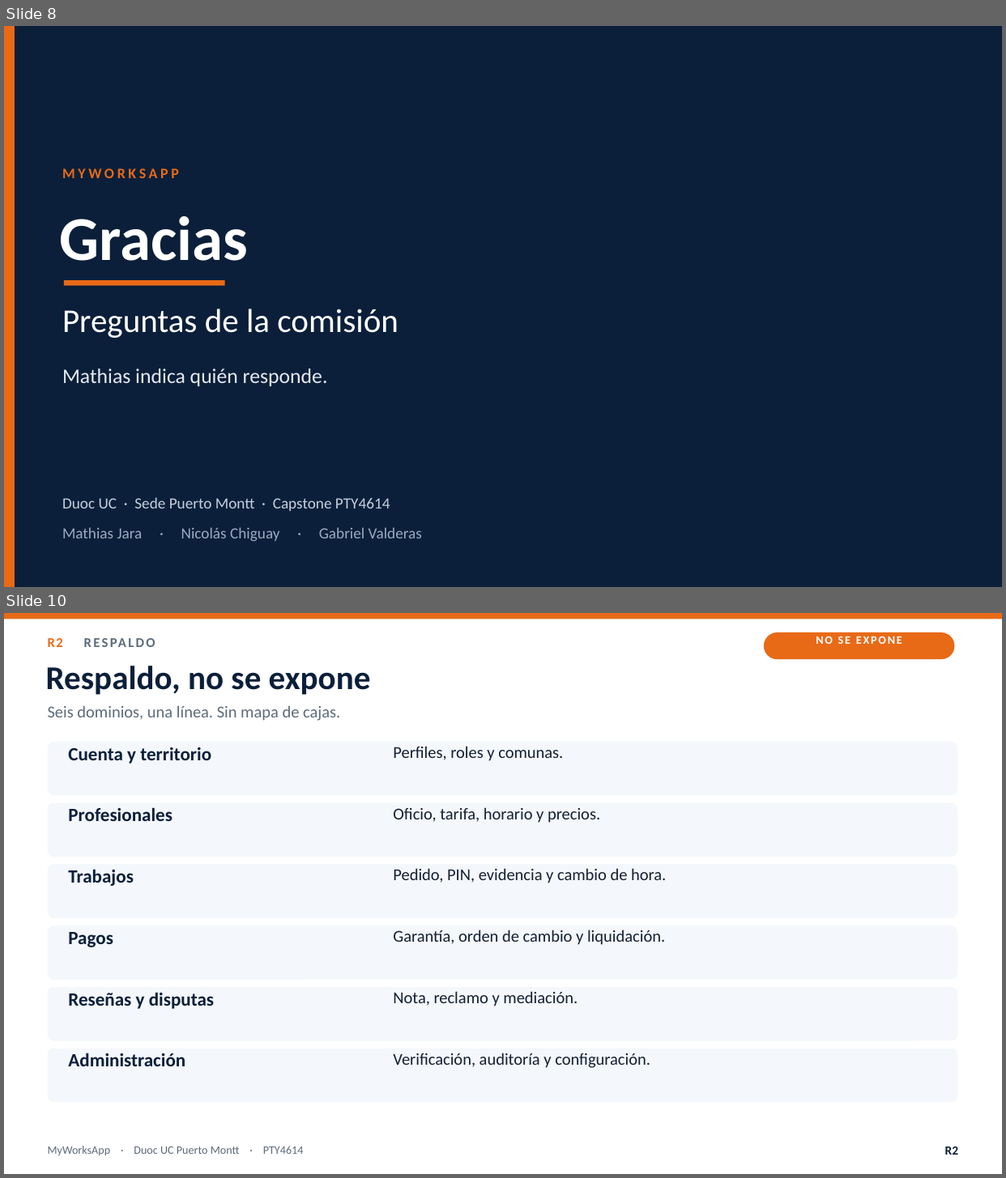
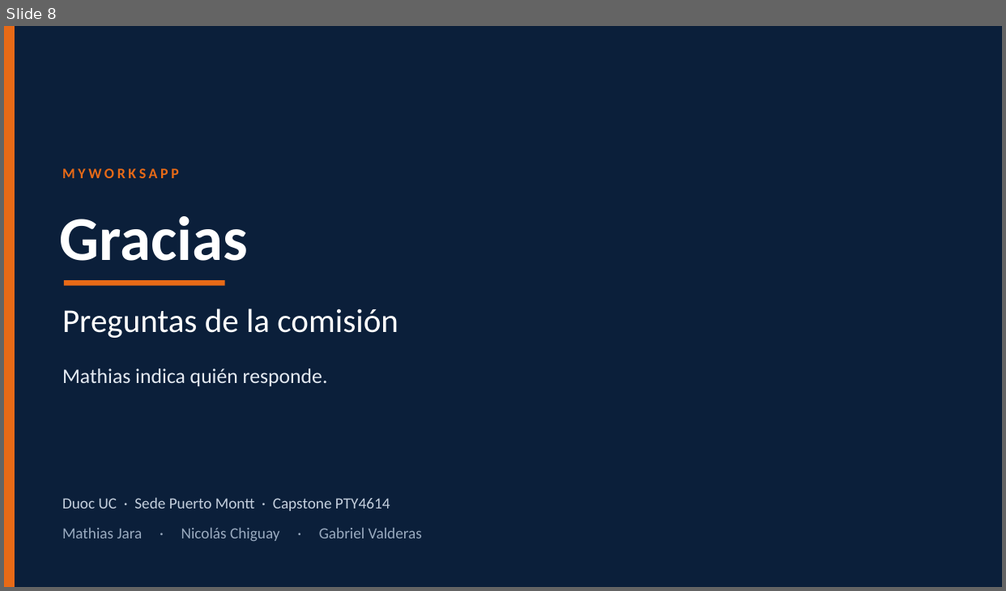
Before and after one commit to MathiasAlejandr0/MyWorksAppProyect, a slide deck: Fase 2/Presentacion_final_MyWorksApp.pptx. Shown one above the other, each under a label of ours: slides 8 and 10 before the commit, slide 8 after it; the slides between them are not shown. The pictures are 1006x1178 and 1006x591 pixels, drawn with LibreOffice and Linux fonts; fonts in the diff are those of the drawing. Boxes give left, top, right and bottom in pixels: in the first picture for what was removed or moved away, otherwise in the second. Text is boxed around its words. In the diff, an @@ line names an element or a change of style, - is before the commit and + after.

```diff
--- a/Fase 2/Presentacion_final_MyWorksApp.pptx
+++ b/Fase 2/Presentacion_final_MyWorksApp.pptx
@@ slide 10 removed at (4, 613, 1002, 1174), background #FFFFFF @@
@@ rectangle removed at (4, 613, 1002, 619) @@
@@ rounded rectangle removed at (764, 632, 955, 659) @@
@@ text removed at (816, 636, 902, 644) @@
-NO SE EXPONE
@@ text removed at (48, 638, 63, 647) @@
-R2 RESPALDO
@@ text removed at (46, 666, 371, 695) @@
-Respaldo, no se expone
@@ text removed at (48, 705, 340, 721) @@
-Seis dominios, una línea. Sin mapa de cajas.
@@ rounded rectangle removed at (48, 742, 957, 796) @@
@@ text removed at (68, 747, 211, 764) @@
-Cuenta y territorio
@@ text removed at (393, 746, 563, 761) @@
-Perfiles, roles y comunas.
@@ rounded rectangle removed at (48, 803, 957, 857) @@
@@ text removed at (68, 807, 172, 821) @@
-Profesionales
@@ text removed at (393, 807, 600, 823) @@
-Oficio, tarifa, horario y precios.
@@ rounded rectangle removed at (48, 865, 957, 918) @@
@@ text removed at (68, 869, 134, 886) @@
-Trabajos
@@ text removed at (393, 868, 666, 884) @@
-Pedido, PIN, evidencia y cambio de hora.
@@ rounded rectangle removed at (48, 926, 957, 980) @@
@@ text removed at (68, 932, 113, 948) @@
-Pagos
@@ text removed at (393, 930, 665, 945) @@
-Garantía, orden de cambio y liquidación.
@@ rounded rectangle removed at (48, 987, 957, 1041) @@
@@ text removed at (68, 992, 214, 1009) @@
-Reseñas y disputas
@@ text removed at (393, 991, 577, 1007) @@
-Nota, reclamo y mediación.
@@ rounded rectangle removed at (48, 1049, 957, 1102) @@
@@ text removed at (68, 1053, 185, 1067) @@
-Administración
@@ text removed at (393, 1053, 650, 1068) @@
-Verificación, auditoría y configuración.
@@ text removed at (48, 1146, 304, 1157) @@
-MyWorksApp · Duoc UC Puerto Montt · PTY4614
@@ text removed at (945, 1147, 958, 1155) @@
-R2
```
Also in this commit, not shown: 1 other slide removed, 3 other files.
